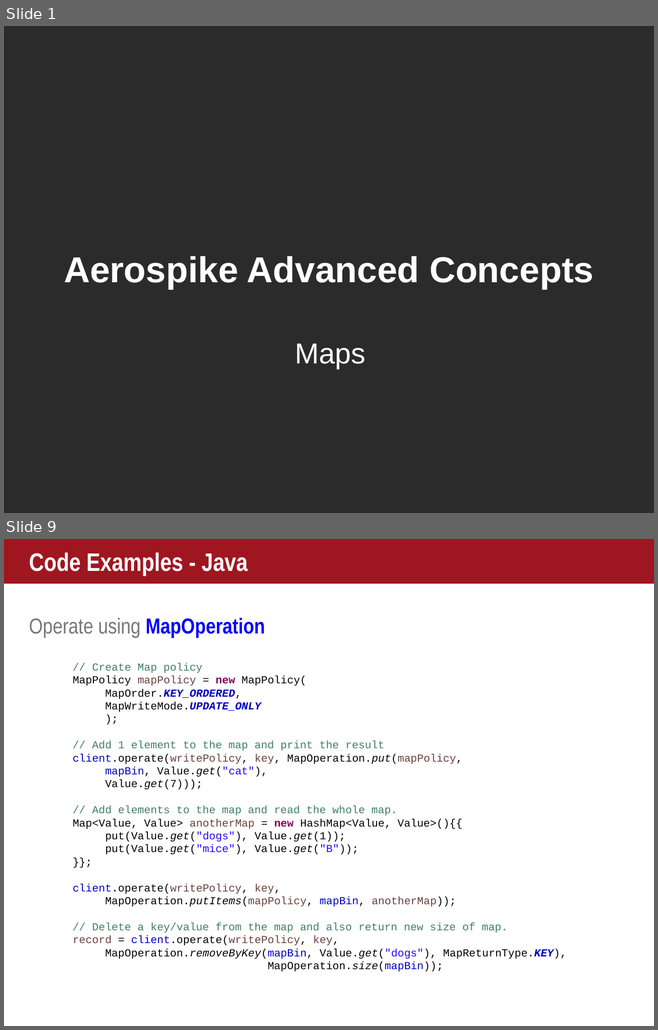
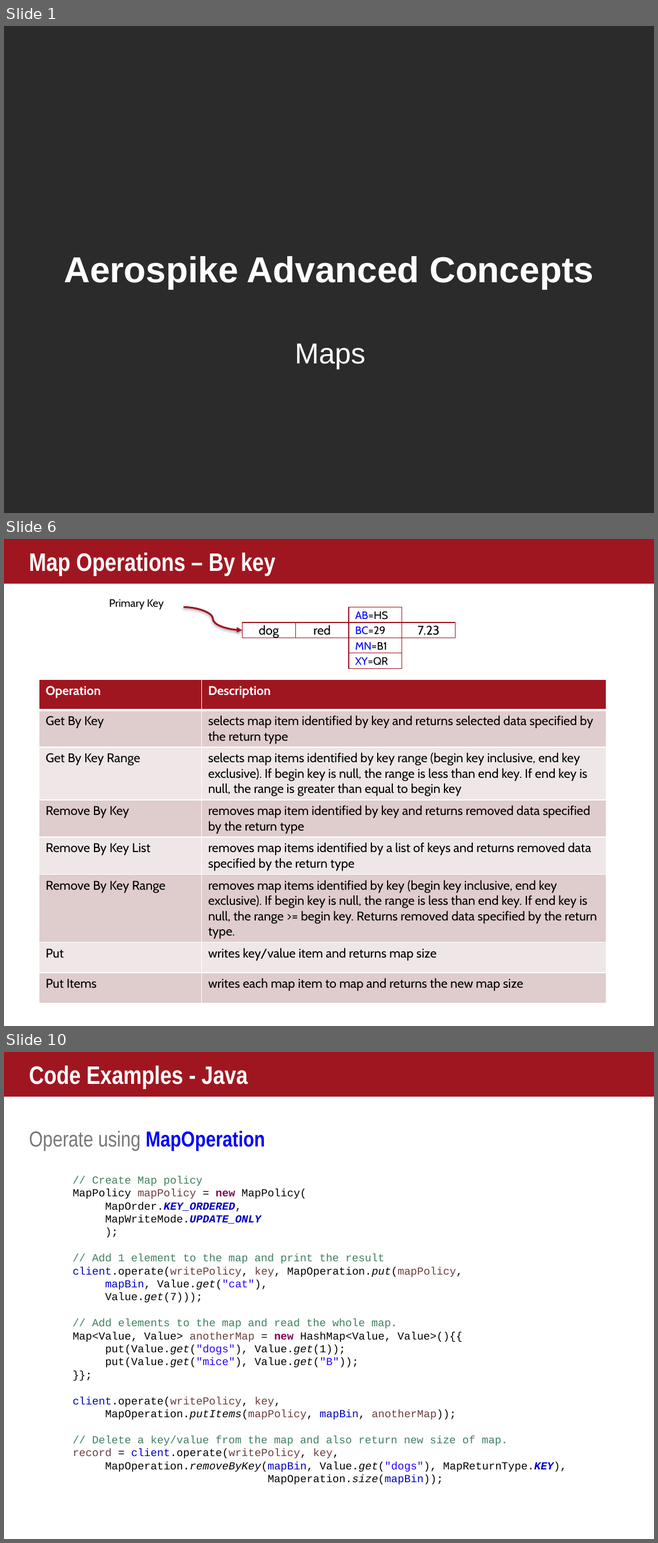
Before and after one commit to helipilot50/aerospike-advanced-concepts, a slide deck: maps/courseware/Maps.pptx. Shown one above the other, each under a label of ours: slides 1 and 9 before the commit, slides 1, 6 and 10 after it; the slides between them are not shown. The pictures are 658x1030 and 658x1543 pixels, drawn with LibreOffice and Linux fonts; fonts in the diff are those of the drawing; background and template pictures are left out; a plain dark background stands for a picture behind light text. Boxes give left, top, right and bottom in pixels: in the first picture for what was removed or moved away, otherwise in the second. Text is boxed around its words. In the diff, an @@ line names an element or a change of style, - is before the commit and + after.

```diff
--- a/maps/courseware/Maps.pptx
+++ b/maps/courseware/Maps.pptx
@@ slide 6 added at box(4, 539, 654, 1026), background #FFFFFF; not listed: 1 template element that a slide beside it also shows @@
@@ title added at box(23, 541, 622, 582), fill #A01620, 28 pt, text #FFFFFF, bold @@
+Map Operations – By key
@@ group added at box(109, 599, 455, 669): 7 rectangles, 1 curved arrow, 1 text @@
+dog
+7.23
+BC=29
+MN=B1
+red
+AB=HS
+XY=QR
+Primary Key
@@ table added at box(39, 679, 605, 1000), 8 rows, 2 columns @@
+Operation | Description
+Get By Key | selects map item identified by key and returns selected data specified by the return type
+Get By Key Range | selects map items identified by key range (begin key inclusive, end key exclusive). If begin key is null, the range is less than end key. If end key is null, the range is greater than equal to begin key
+Remove By Key | removes map item identified by key and returns removed data specified by the return type
+Remove By Key List | removes map items identified by a list of keys and returns removed data specified by the return type
+Remove By Key Range | removes map items identified by key (begin key inclusive, end key exclusive). If begin key is null, the range is less than end key. If end key is null, the range >= begin key. Returns removed data specified by the return type.
+Put | writes key/value item and returns map size
+Put Items | writes each map item to map and returns the new map size
@@ what was slide 9 is now slide 10 @@
```
Also in this commit, not shown: 6 slides changed, 2 other slides added, 2 slides removed, 2 other files.
